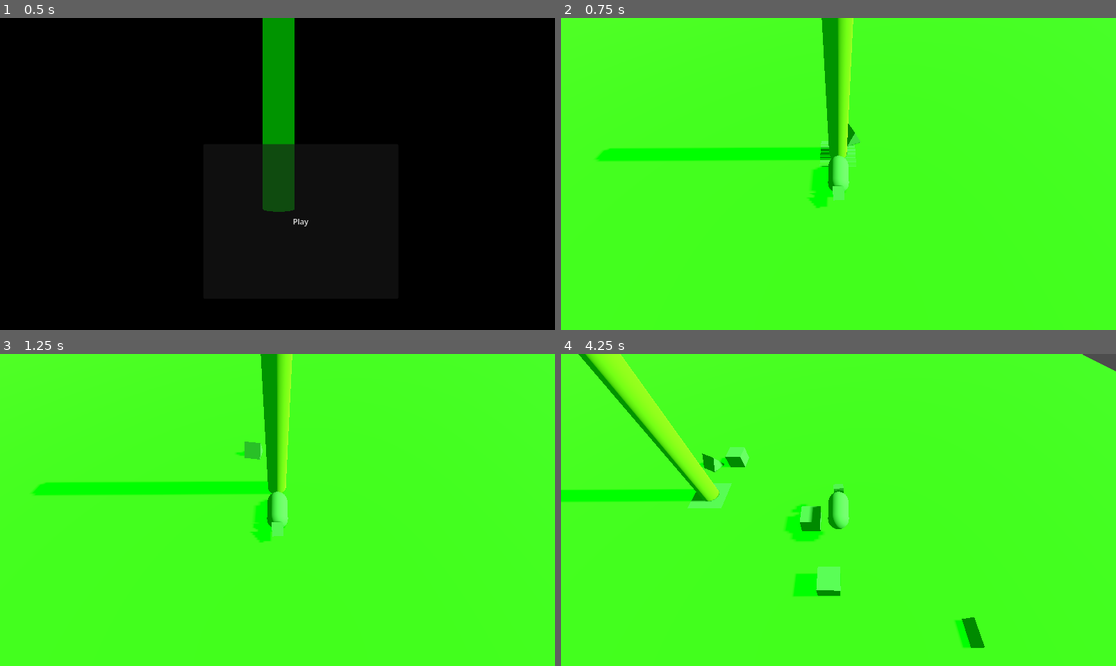
Above: before the commit, frames 1-4 (two rows, left to right).
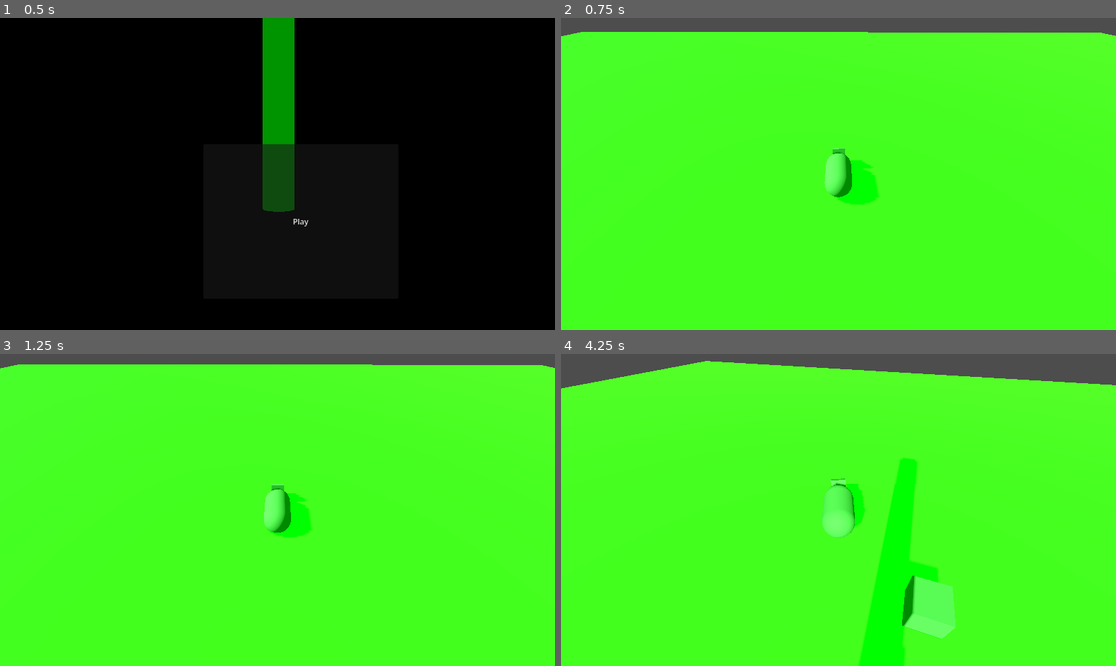
Above: after the commit, the same moments.

Repository: zepedaivanmx/rats
Game: Godot game, scene res://entities/mainMenu.tscn
Two runs of this game, one before a commit and one after it. Both use one fixed random seed, a clock stepped at 60 frames per second and the inputs below.
Inputs:
- Up to frame 1 (0.5 s): no input
- Up to frame 2 (0.75 s): click "Play" at 0.5 s
- Up to frame 3 (1.25 s): no input
- Up to frame 4 (4.25 s): tap Enter (ui_accept) at 1.25, 1.52, 2.27, 3.77 s; hold Right (ui_right) 1.28-2.03 s; hold Down (ui_down) 2.03-2.78 s; hold Right (ui_right) 2.78-3.53 s; hold Up (ui_up) from 3.53 s (still down)

Frame 1 is identical in both runs. In frame 2, 9.6% of the frame differs, in the area x 0-100%, y 0-62%; in frame 3, 8.3%; in frame 4, 18%, in the area x 0-100%, y 0-100%.

Commit message:
Camara central y movimiento radial

Diff:
--- a/entities/mainScene.tscn
+++ b/entities/mainScene.tscn
@@ -26,7 +26,7 @@
 [node name="MainScene" type="Node3D" unique_id=1329283076]
 
 [node name="rat" parent="." unique_id=1606034291 instance=ExtResource("3_m0pfx")]
-transform = Transform3D(1, 0, 0, 0, 1, 0, 0, 0, 1, 0.029876709, -0.044714928, 1.8777709)
+transform = Transform3D(1, 0, 0, 0, 1, 0, 0, 0, 1, 0.029876709, -0.044714928, 7.7321362)
 
 [node name="DirectionalLight3D" type="DirectionalLight3D" parent="." unique_id=335235336]
 transform = Transform3D(-0.007235335, -0.57339054, 0.8192502, -0.0050637904, 0.8192822, 0.57336825, -0.999961, -4.6567944e-10, -0.008831311, 33.011116, 30.296818, 0)
--- a/entities/ratDad.tscn
+++ b/entities/ratDad.tscn
@@ -29,16 +29,6 @@
 transform = Transform3D(0.013854627, 0.033445515, 0.99934465, -0.1970667, -0.9797472, 0.035521742, 0.9802931, -0.19742982, -0.00698301, 0, -1.2157701, 0.23241222)
 mesh = SubResource("PrismMesh_topch")
 
-[node name="CameraPivote" type="Node3D" parent="rata" unique_id=791730854]
-
-[node name="SpringArm3D" type="SpringArm3D" parent="rata/CameraPivote" unique_id=1637591541]
-transform = Transform3D(1, 0, 0, 0, 0.83600867, -0.5487165, 0, 0.5487165, 0.83600867, 0, 0, 0)
-spring_length = 10.0
-margin = 1.0
-
-[node name="Camera3D" type="Camera3D" parent="rata/CameraPivote/SpringArm3D" unique_id=1991159007]
-transform = Transform3D(1, 0, 0, 0, 1, 0, 0, 0, 1, 0, 0.1977539, 4.073971)
-
 [node name="tailArea" type="Area3D" parent="rata" unique_id=1812772805]
 
 [node name="CollisionShape3D" type="CollisionShape3D" parent="rata/tailArea" unique_id=1133337448]
--- a/entities/treeMom.tscn
+++ b/entities/treeMom.tscn
@@ -1,4 +1,6 @@
 [gd_scene format=3 uid="uid://c6wht77wjbxxn"]
+
+[ext_resource type="Script" uid="uid://c1aamdccgxc4p" path="res://scripts/camera_pivote.gd" id="1_knkve"]
 
 [sub_resource type="PhysicsMaterial" id="PhysicsMaterial_a34xc"]
 
@@ -33,3 +35,10 @@
 [node name="CollisionShape3D" type="CollisionShape3D" parent="Area3D" unique_id=2069921740]
 transform = Transform3D(1, 0, 0, 0, 1, 0, 0, 0, 1, 0.07072854, 0, -0.50241804)
 shape = SubResource("BoxShape3D_knkve")
+
+[node name="CameraPivote" type="Node3D" parent="." unique_id=1641479600]
+transform = Transform3D(1, 0, 0, 0, 1, 0, 0, 0, 1, 0, 8, 0)
+script = ExtResource("1_knkve")
+
+[node name="Camera3D" type="Camera3D" parent="CameraPivote" unique_id=1858218206]
+transform = Transform3D(1, 0, 0, 0, 1, 0, 0, 0, 1, 0, 0, -3)
--- /dev/null
+++ b/scripts/camera_pivote.gd
@@ -0,0 +1,15 @@
+extends Node3D
+
+var rata: Node3D
+
+func _ready() -> void:
+	# Esperamos un frame para que la escena cargue por completo
+	await get_tree().physics_frame
+	# Buscamos a la rata por el grupo
+	rata = get_tree().get_first_node_in_group("rats")
+
+func _physics_process(delta: float) -> void:
+	if rata:
+		# Hacemos que el pivote mire DIRECTAMENTE al centro de la rata,
+		# permitiendo que la cámara se incline hacia abajo.
+		look_at(rata.global_position, Vector3.UP)
--- a/scripts/ratDad.gd
+++ b/scripts/ratDad.gd
@@ -43,8 +43,31 @@
 		velocity.y = JUMP_VELOCITY
 
 	# 3. Obtener el vector de entrada (Input en 8 direcciones)
-	var input_dir := Input.get_vector("ui_left", "ui_right", "ui_up", "ui_down")
-	var direction := (Vector3(input_dir.x, 0, input_dir.y)).normalized()
+	var input_dir := Input.get_vector("ui_right", "ui_left", "ui_up", "ui_down")
+	var direction := Vector3.ZERO
+
+	if arbol_central:
+		# Calculamos el vector que apunta desde el árbol hacia la rata (eje radial)
+		var radial_dir = (global_position - arbol_central.global_position)
+		radial_dir.y = 0 # Ignoramos la altura para no volar
+
+		# Si la rata está exactamente en el centro, evitamos errores matemáticos
+		if radial_dir.length() < 0.1:
+			radial_dir = Vector3.FORWARD
+		else:
+			radial_dir = radial_dir.normalized()
+
+		# Calculamos el vector perpendicular (eje tangencial, para orbitar)
+		var tangent_dir = Vector3.UP.cross(radial_dir).normalized()
+
+		# Sumamos las direcciones basadas en lo que presiona el jugador
+		# -input_dir.y (arriba/abajo): el negativo aleja del árbol, el positivo acerca
+		# input_dir.x (izq/der): mueve en el círculo orbital
+		direction = (tangent_dir * input_dir.x) + (radial_dir * -input_dir.y)
+		direction = direction.normalized()
+	else:
+		# Fallback de seguridad si el árbol no existe
+		direction = (Vector3(input_dir.x, 0, input_dir.y)).normalized()
 
 	# 4. Calcular velocidad de movimiento base por Input
 	var target_velocity_x = 0.0
Not shown, added: scripts/camera_pivote.gd.uid
